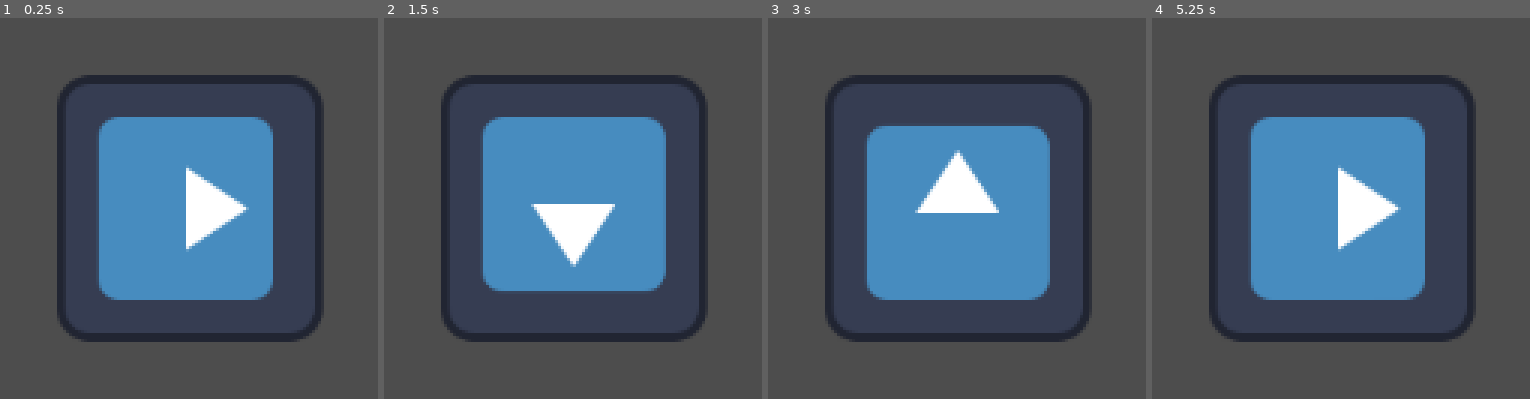
Above: before the commit, frames 1-4 (left to right).
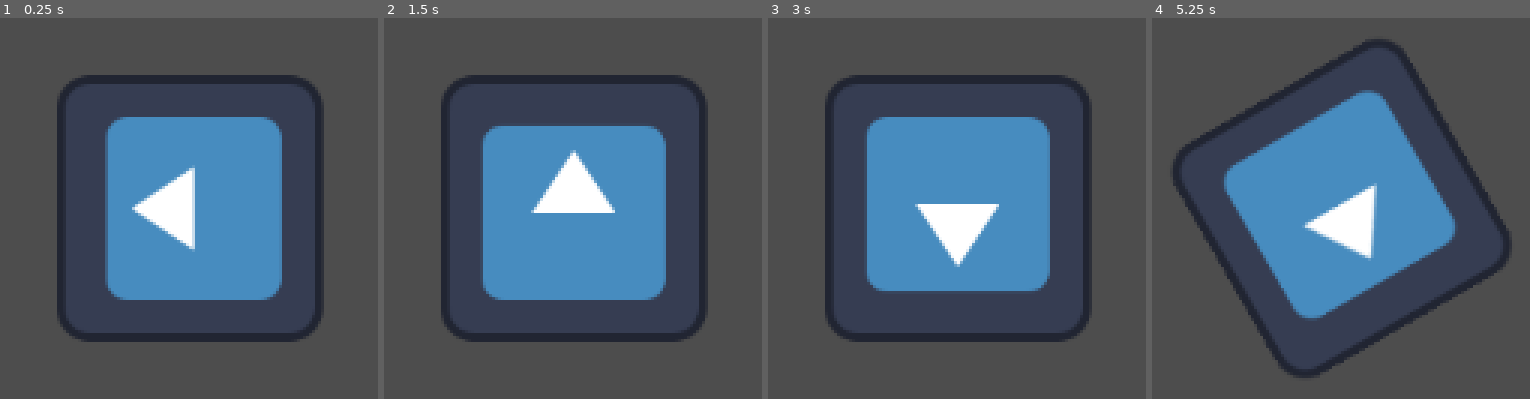
Above: after the commit, the same moments.

Repository: somichev-dev/123gamerar
Game: Godot game, scene res://node_2d.tscn
The game is run twice, just before and just after one commit, with the same random seed, the same clock (stepped at 60 frames per second) and the same inputs. The project has no main scene, so this scene is started directly. The engine's default icon, where the game draws it, is replaced by a stand-in: a white triangle on a blue panel in a dark square.
Inputs (mouse positions are in pixels of both pictures, inside the frame that each line leads up to):
- Up to frame 1 (0.25 s): no input
- Up to frame 2 (1.5 s): move the mouse to (573, 208) at 0.52 s; move the mouse to (outside the picture) at 1.27 s
- Up to frame 3 (3 s): move the mouse to (outside the picture) at 2.02 s; move the mouse to (outside the picture) at 2.77 s
- Up to frame 4 (5.25 s): move the mouse to (outside the picture) at 3.52 s; move the mouse to (outside the picture) at 4.27 s; move the mouse to (1480, 181) at 5.02 s

The runs differ from the first frame. In frame 1, 5.4% of the frame differs, in the area x 26-75%, y 25-75%; in frame 2, 5.3%; in frame 3, 5.3%; in frame 4, 19%, in the area x 5-96%, y 5-95%.

Commit message:
Testin Godot

Diff:
--- a/node_2d.gd
+++ b/node_2d.gd
@@ -8,16 +8,25 @@
 		var my_random_number = rng.randi_range(1, 100)
 		if my_random_number % 3 == 0:
 			print(my_random_number)
-
+	$Timer.start()
 	pass # Replace with function body.
 
 
 # Called every frame. 'delta' is the elapsed time since the previous frame.
 func _process(delta: float) -> void:
-	$Sprite2D.rotation_degrees += 360*delta
+	$Sprite2D.rotation_degrees += 360*delta if mouse else -360*delta
 	pass
 
+var mouse
+func _on_area_2d_mouse_entered() -> void:
+	mouse = true
+	pass # Replace with function body.
 
-func _on_area_2d_mouse_entered() -> void:
-	print("TEXT")
+func _on_area_2d_mouse_exited() -> void:
+	mouse = false
 	pass # Replace with function body.
+
+
+func _on_timer_timeout() -> void:
+	print('еуые')
+	pass # Replace with function body.
--- a/node_2d.tscn
+++ b/node_2d.tscn
@@ -20,4 +20,9 @@
 [node name="CollisionShape2D" type="CollisionShape2D" parent="Sprite2D/Area2D" unique_id=691837584]
 shape = SubResource("RectangleShape2D_tg3de")
 
+[node name="Timer" type="Timer" parent="." unique_id=1288519804]
+wait_time = 1.5
+
 [connection signal="mouse_entered" from="Sprite2D/Area2D" to="." method="_on_area_2d_mouse_entered"]
+[connection signal="mouse_exited" from="Sprite2D/Area2D" to="." method="_on_area_2d_mouse_exited"]
+[connection signal="timeout" from="Timer" to="." method="_on_timer_timeout"]
